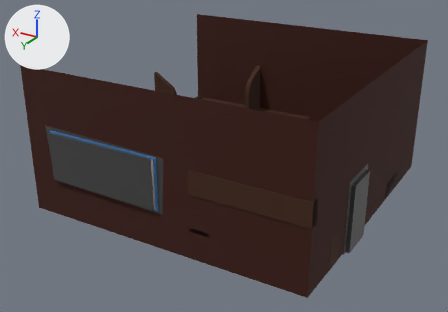
One commit to the glTF model dingle-project-real/Assets/Models/World/Bar.glb: the scene before it, then after it.
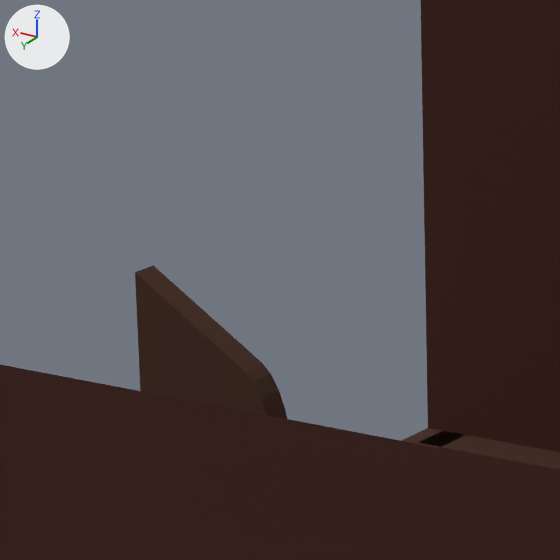
The first picture shows the older version from a 50 mm camera at (-16.28, 28.73, 16.05) aimed at (0.29, 1.11, 2.24). The close-ups show both versions on the part from 30% to 49% of the width and 10% to 37% of the height of that picture; other places that the commit changed are outside them. The lights are fixed; the arrows at upper left show +X, +Y and +Z. Where no turn or scale is listed for an object, it has been applied to the vertices.

Names of what the first close-up shows: 'Blocker2', 'Couch', 'Left Wall', 'RightWall'.
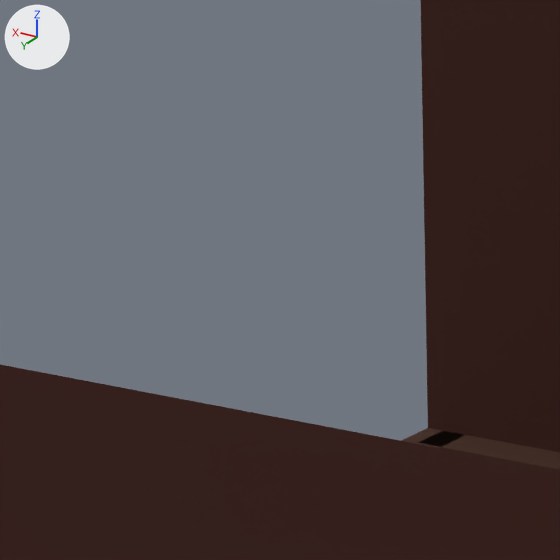
Location of each change, (x1, y1, x2, y2) in pixels of the close-ups (560 x 560 px):
'Blocker2', deleted (brown)
    before: (135, 265, 287, 419)

The change in detail:
Object 'Blocker2' (ob_blocker2) is deleted.
